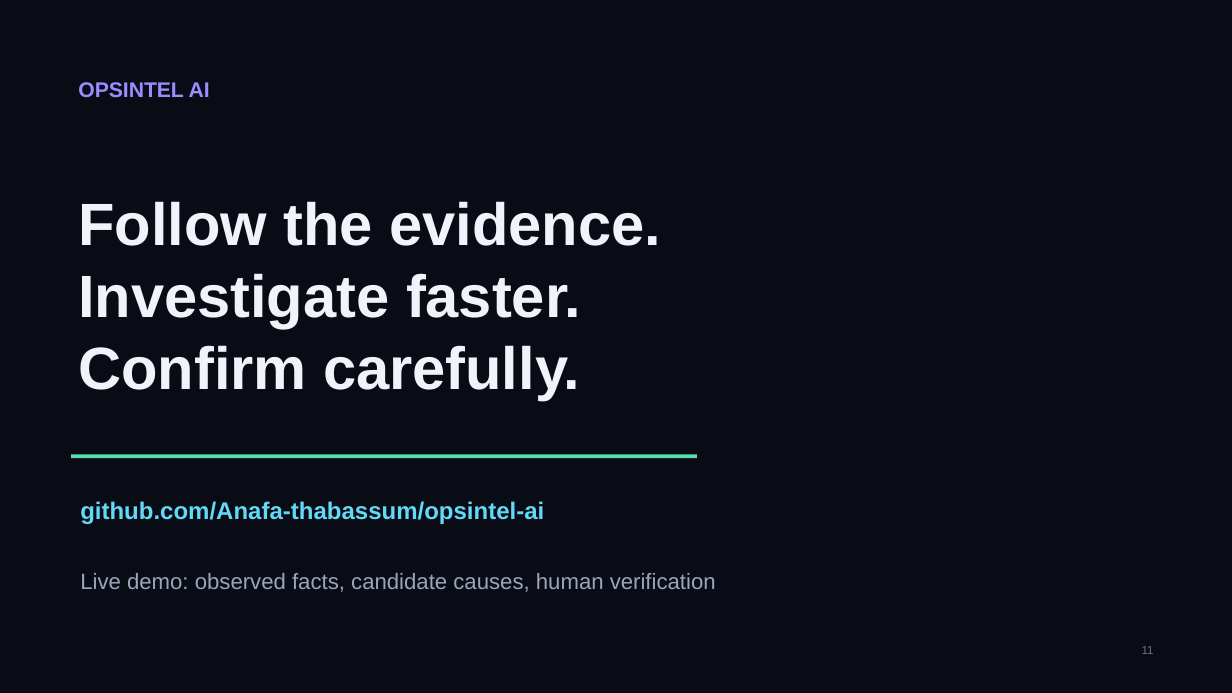
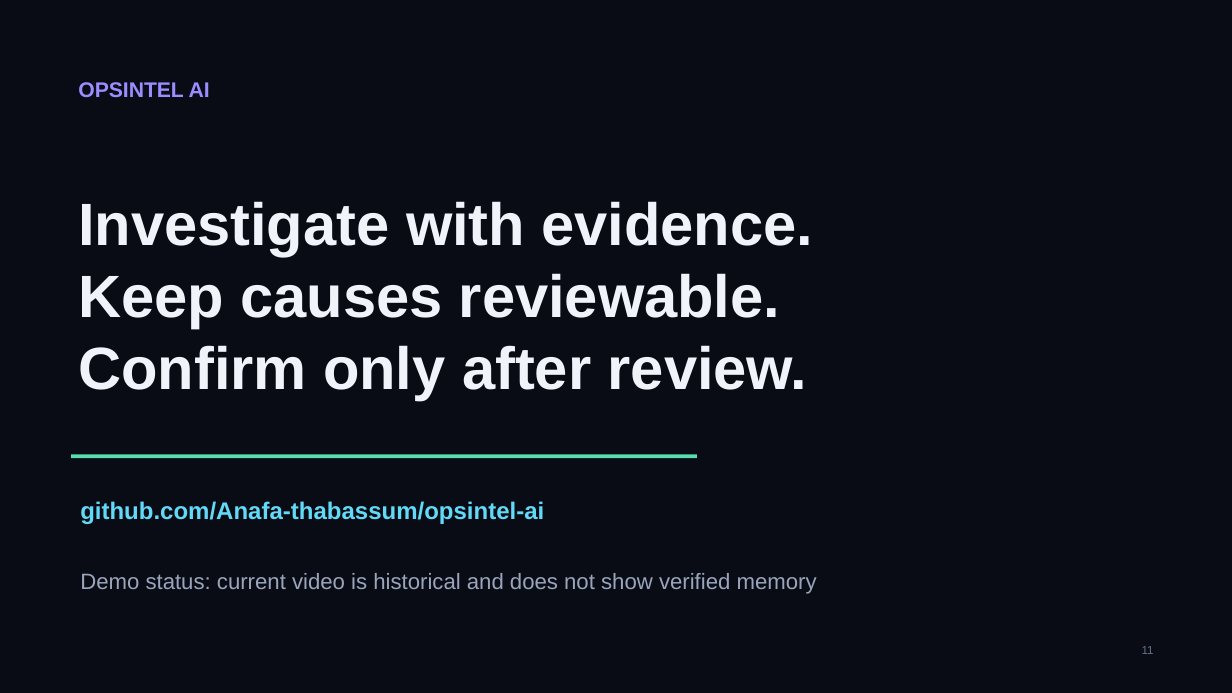
Before and after one commit to Anafa-thabassum/opsintel-ai, a slide deck: slide 11 of submission/opsintel-ai-pitch-deck.pptx. Drawn at 1232x693 pixels with LibreOffice and Linux fonts; fonts in the diff are those of the drawing. Boxes give left, top, right and bottom in pixels: in the first picture for what was removed or moved away, otherwise in the second. Text is boxed around its words. In the diff, an @@ line names an element or a change of style, - is before the commit and + after.

```diff
--- a/submission/opsintel-ai-pitch-deck.pptx
+++ b/submission/opsintel-ai-pitch-deck.pptx
@@ text at [78,201,814,400]: text changed @@
-Follow the evidence.
-Investigate faster.
-Confirm carefully.
+Investigate with evidence.
+Keep causes reviewable.
+Confirm only after review.
@@ text at [80,573,817,594]: text changed @@
-Live demo: observed facts, candidate causes, human verification
+Demo status: current video is historical and does not show verified memory
```
Also in this commit, not shown: 9 other slides changed, 15 other files.
